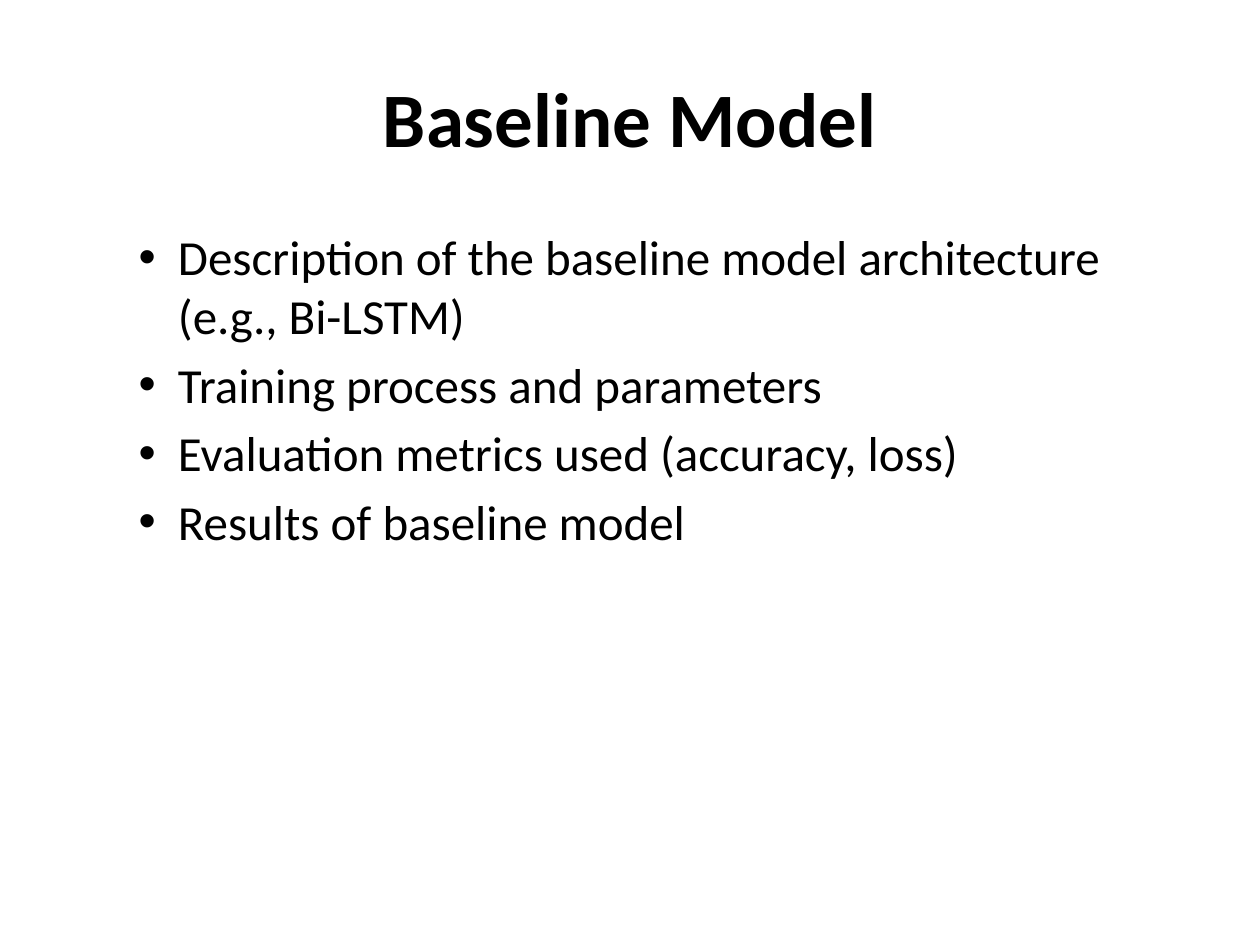
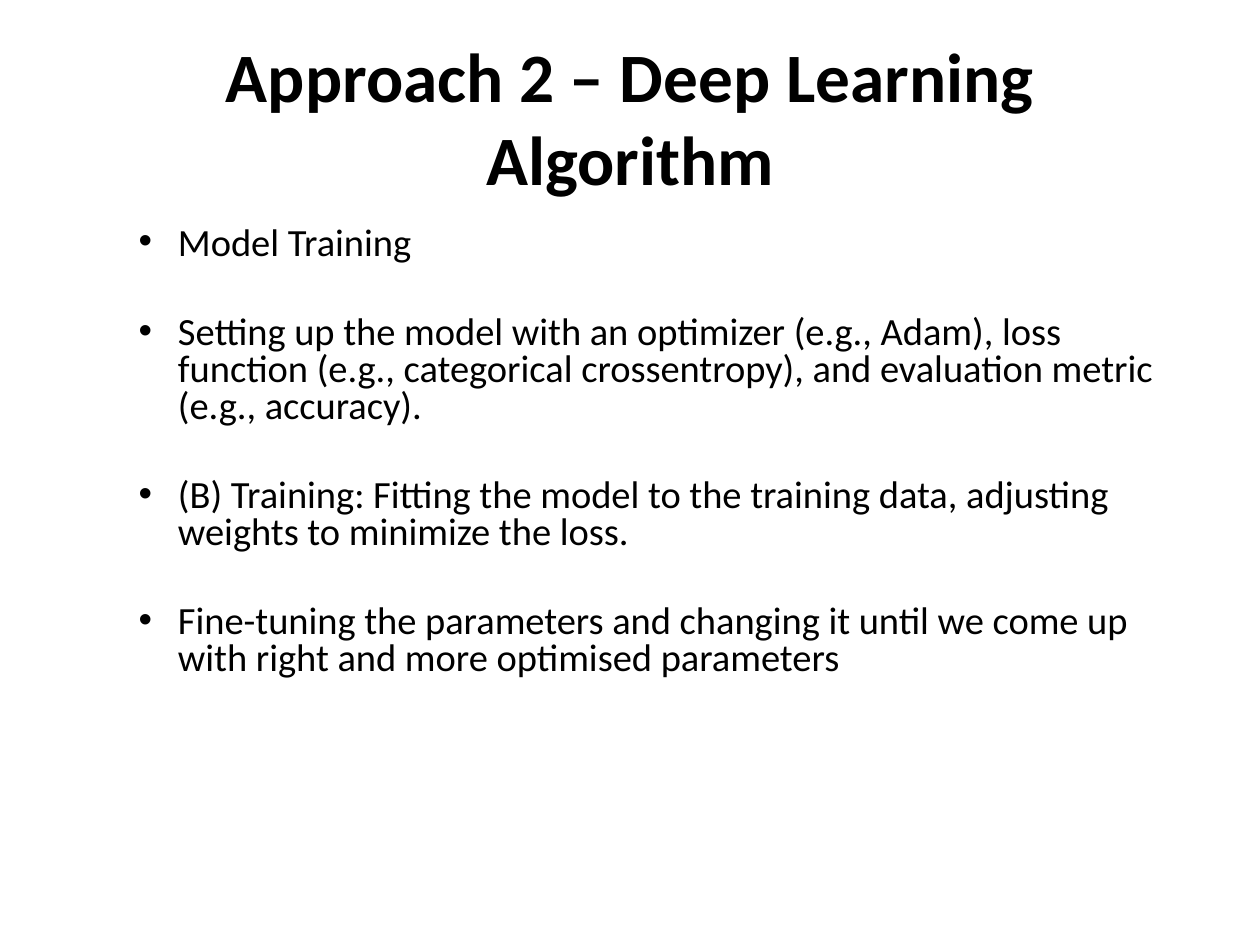
Before and after one commit to rahulbhoyar1995/NER-Case-Study, a slide deck: slide 8 of ner_presentation.pptx. Drawn at 1260x945 pixels with LibreOffice and Linux fonts; fonts in the diff are those of the drawing. Boxes give left, top, right and bottom in pixels: in the first picture for what was removed or moved away, otherwise in the second. Text is boxed around its words. In the diff, an @@ line names an element or a change of style, - is before the commit and + after.

```diff
--- a/ner_presentation.pptx
+++ b/ner_presentation.pptx
@@ title at (226, 53, 1033, 197): text changed; size 44 to 39.6 pt @@
-Baseline Model
+Approach 2 – Deep Learning Algorithm
@@ text at (178, 229, 1153, 678): text changed; size 28 to 22 pt @@
-  • Description of the baseline model architecture (e.g., Bi-LSTM)
-  • Training process and parameters
-  • Evaluation metrics used (accuracy, loss)
-  • Results of baseline model
+  • Model Training
+  • Setting up the model with an optimizer (e.g., Adam), loss function (e.g., categorical crossentropy), and evaluation metric (e.g., accuracy).
+  • (B) Training: Fitting the model to the training data, adjusting weights to minimize the loss.
+  • Fine-tuning the parameters and changing it until we come up with right and more optimised parameters
```
Also in this commit, not shown: 2 other slides changed, 9 slides added, 7 slides removed.
